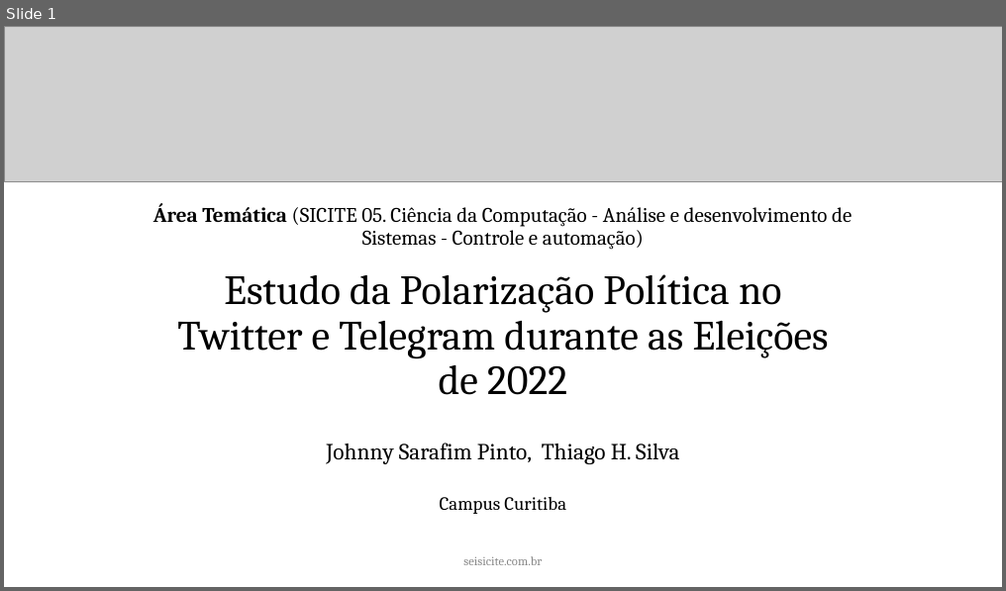
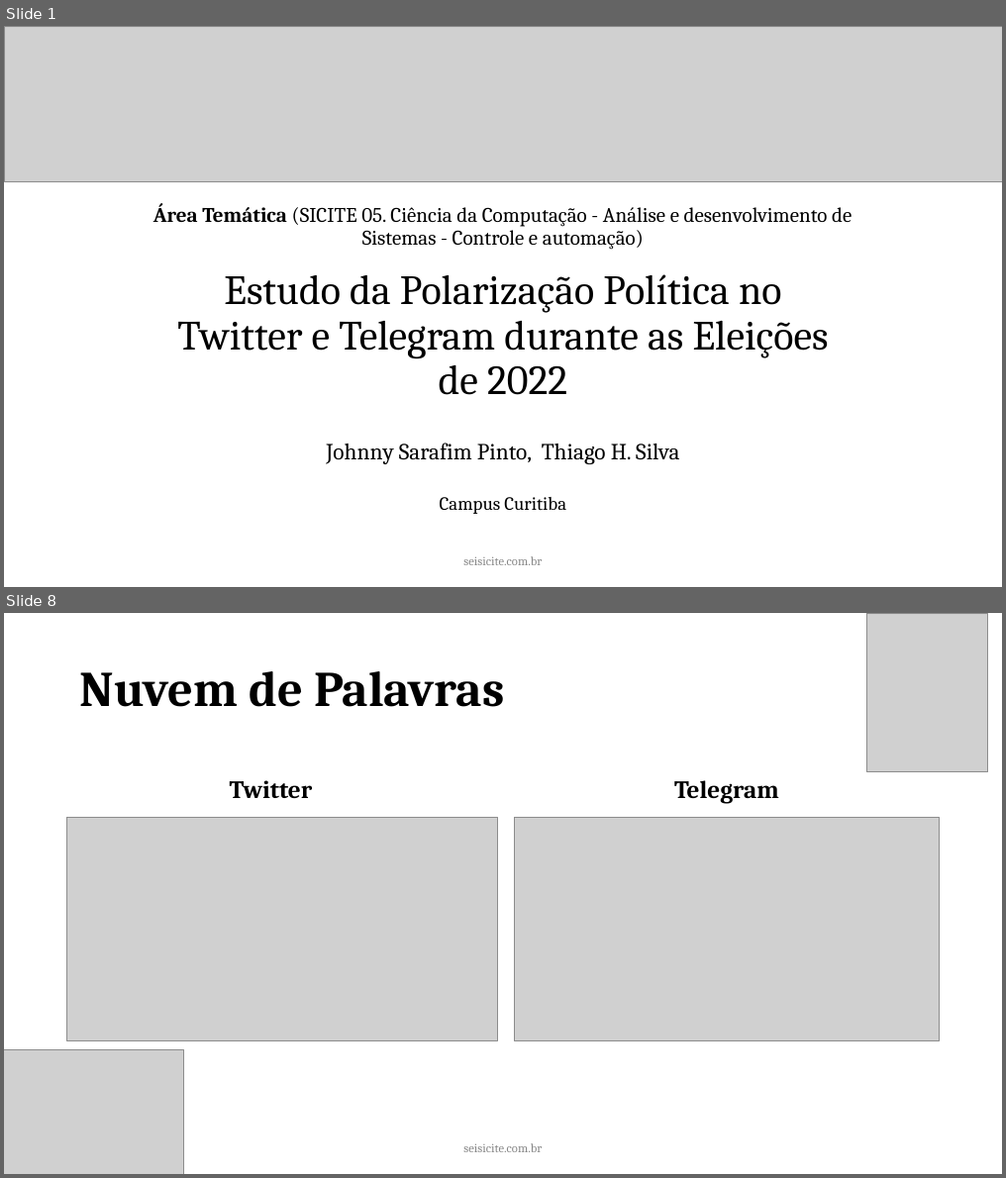
Before and after one commit to joojkun/sicite-2023-apresentacao, a slide deck: 2023 - Template Apresentação ✅.pptx. Shown one above the other, each under a label of ours: slide 1 before the commit, slides 1 and 8 after it; the slides between them are not shown. The pictures are 1006x591 and 1006x1178 pixels, drawn with LibreOffice and Linux fonts; fonts in the diff are those of the drawing; grey boxes stand for pictures. Boxes give left, top, right and bottom in pixels: in the first picture for what was removed or moved away, otherwise in the second. Text is boxed around its words. In the diff, an @@ line names an element or a change of style, - is before the commit and + after.

```diff
--- a/2023 - Template Apresentação ✅.pptx
+++ b/2023 - Template Apresentação ✅.pptx
@@ slide 8 added at (4,613,1002,1174), background #FFFFFF @@
@@ picture added at (867,613,988,772) @@
@@ title added at (80,671,505,707), 48 pt, text #000000, bold @@
+Nuvem de Palavras
@@ text added at (230,780,313,798), 24 pt, text #000000, bold @@
+Twitter
@@ text added at (674,780,779,804), 24 pt, text #000000, bold @@
+Telegram
@@ picture added at (67,817,497,1042) @@
@@ picture added at (515,817,939,1042) @@
@@ picture added at (4,1051,183,1174) @@
@@ text added at (463,1144,542,1153), 12 pt, text #888888 @@
+seisicite.com.br
```
Also in this commit, not shown: 3 slides changed, 7 other slides added, 1 slide removed.
